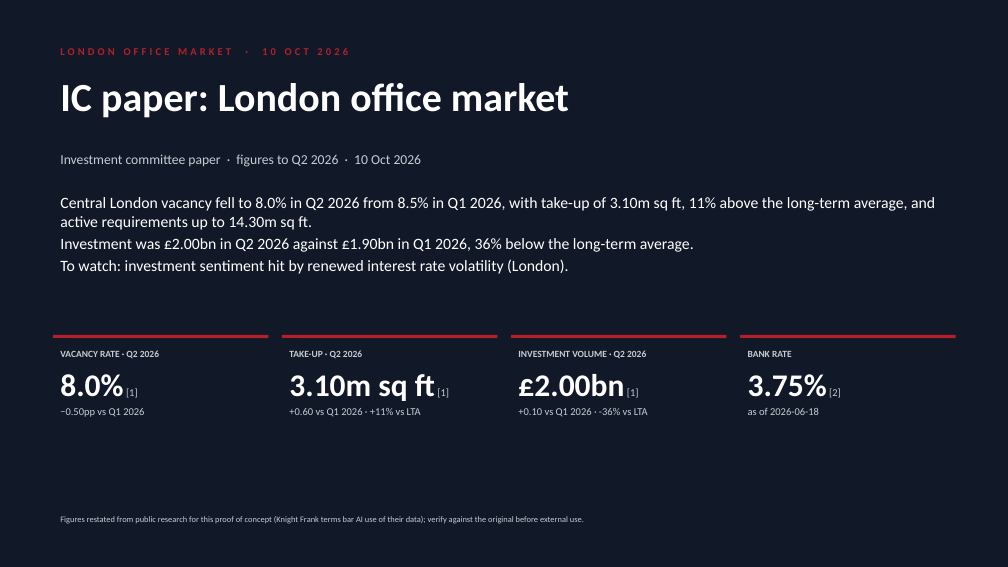
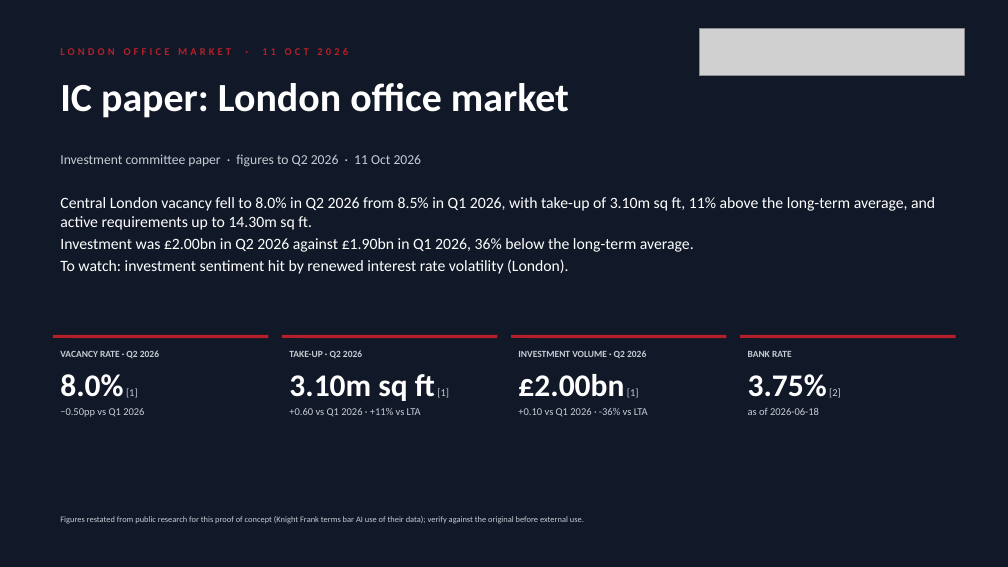
Before and after one commit to Kenneth0416/nanfengtest, a slide deck: slide 1 of docs/samples/team-brief-ic-sample.pptx. Drawn at 1008x567 pixels with LibreOffice and Linux fonts; fonts in the diff are those of the drawing; grey boxes stand for pictures. Boxes give left, top, right and bottom in pixels: in the first picture for what was removed or moved away, otherwise in the second. Text is boxed around its words. In the diff, an @@ line names an element or a change of style, - is before the commit and + after.

```diff
--- a/docs/samples/team-brief-ic-sample.pptx
+++ b/docs/samples/team-brief-ic-sample.pptx
@@ picture added at (699,29,964,76) @@
@@ text at (60,48,348,55): text changed @@
-LONDON OFFICE MARKET · 10 OCT 2026
+LONDON OFFICE MARKET · 11 OCT 2026
@@ text at (60,154,422,167): text changed @@
-Investment committee paper · figures to Q2 2026 · 10 Oct 2026
+Investment committee paper · figures to Q2 2026 · 11 Oct 2026
```
Also in this commit, not shown: 5 other slides changed, 29 other files.
